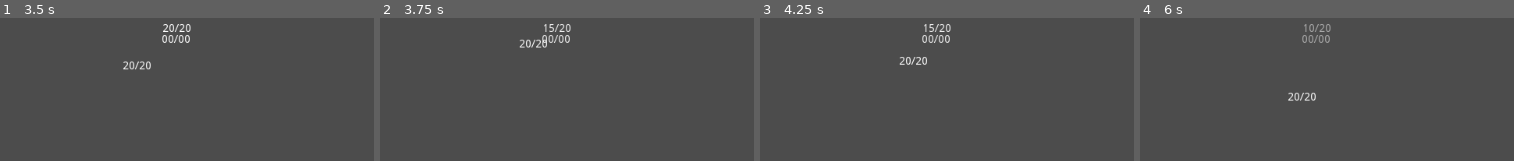
Above: before the commit, frames 1-4 (left to right).
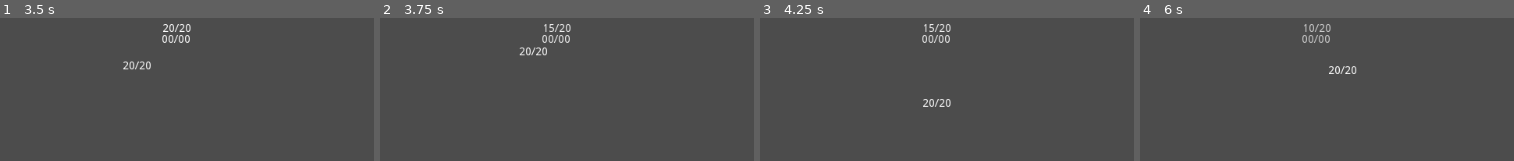
Above: after the commit, the same moments.

Repository: Galomortal47/Metroidvania
Game: Godot game, scene res://Test/Test.tscn
The game is run twice, just before and just after one commit, with the same random seed, the same clock (stepped at 60 frames per second) and the same inputs. The project has no main scene, so this scene is started directly. The engine's default icon, where the game draws it, is replaced by a stand-in: a white triangle on a blue panel in a dark square.
Inputs:
- Up to frame 1 (3.5 s): tap Enter (ui_accept) at 0.5, 0.77, 1.25, 1.52, 2, 2.75, 3.02 s; hold Right (ui_right) 0.53-1.28 s; hold Down (ui_down) 1.28-2.03 s; hold Right (ui_right) 2.03-2.78 s; hold Up (ui_up) from 2.78 s (still down)
- Up to frame 2 (3.75 s): release Up (ui_up) at 3.53 s; hold Left (ui_left) from 3.53 s (still down)
- Up to frame 3 (4.25 s): keep holding Left (ui_left); tap Enter (ui_accept) at 3.77 s; tap X (ui_cancel) at 4.15 s
- Up to frame 4 (6 s): tap Enter (ui_accept) at 4.52, 5.75 s; release Left (ui_left) at 5.03 s; hold Down (ui_down) 5.03-5.78 s; hold Right (ui_right) from 5.78 s (still down)

Frame 1 is identical in both runs. In frame 2, 0.5% of the frame differs, in the area x 37-45%, y 14-27%; in frame 3, 0.5%; in frame 4, 0.6%, in the area x 39-59%, y 4-59%.

Commit message:
fixes

Diff:
--- a/Health.gd
+++ b/Health.gd
@@ -4,6 +4,7 @@
 var health = 20
 var invicible= false
 var size = 20
+var knockback = Vector2(0,-200)
 
 #func _ready():
 #	$Health.play("health")
@@ -14,6 +15,8 @@
 
 func damage(var damage):
 	if invicible == false:
+		knockback.x = get_parent().motion.x * -3
+		get_parent().motion += knockback
 		health -= damage
 #		$Health.advance(damage*100)
 #		$Polygon2D.set_scale(Vector2(health/health_max,1))
--- a/assets/Enemy.tscn
+++ b/assets/Enemy.tscn
@@ -1,24 +1,22 @@
-[gd_scene load_steps=6 format=2]
+[gd_scene load_steps=5 format=2]
 
 [ext_resource path="res://Scripts/Enemy.gd" type="Script" id=1]
 [ext_resource path="res://assets/Health.tscn" type="PackedScene" id=2]
-[ext_resource path="res://Health.gd" type="Script" id=3]
 
-[sub_resource type="RectangleShape2D" id=9]
+[sub_resource type="RectangleShape2D" id=1]
 extents = Vector2( 15, 30 )
 
-[sub_resource type="CircleShape2D" id=10]
+[sub_resource type="CircleShape2D" id=2]
 radius = 350.0
 
 [node name="Enemy" type="KinematicBody2D"]
-editor/display_folded = true
 position = Vector2( 0, 542.642 )
 collision_layer = 5
 collision_mask = 5
 script = ExtResource( 1 )
 
 [node name="CollisionShape2D" type="CollisionShape2D" parent="."]
-shape = SubResource( 9 )
+shape = SubResource( 1 )
 
 [node name="Area2D" type="Area2D" parent="."]
 collision_layer = 2
@@ -42,8 +40,7 @@
 position = Vector2( -1.05264, 0 )
 cast_to = Vector2( 0, 31 )
 
-[node name="Health" type="Node2D" parent="." instance=ExtResource( 2 )]
-script = ExtResource( 3 )
+[node name="Health" parent="." instance=ExtResource( 2 )]
 
 [connection signal="body_shape_entered" from="Area2D" to="." method="_on_Area2D_body_shape_entered"]
 [connection signal="body_shape_exited" from="Area2D" to="." method="_on_Area2D_body_shape_exited"]
Not shown: 1 places in assets/Enemy.tscn that only renumber resources
